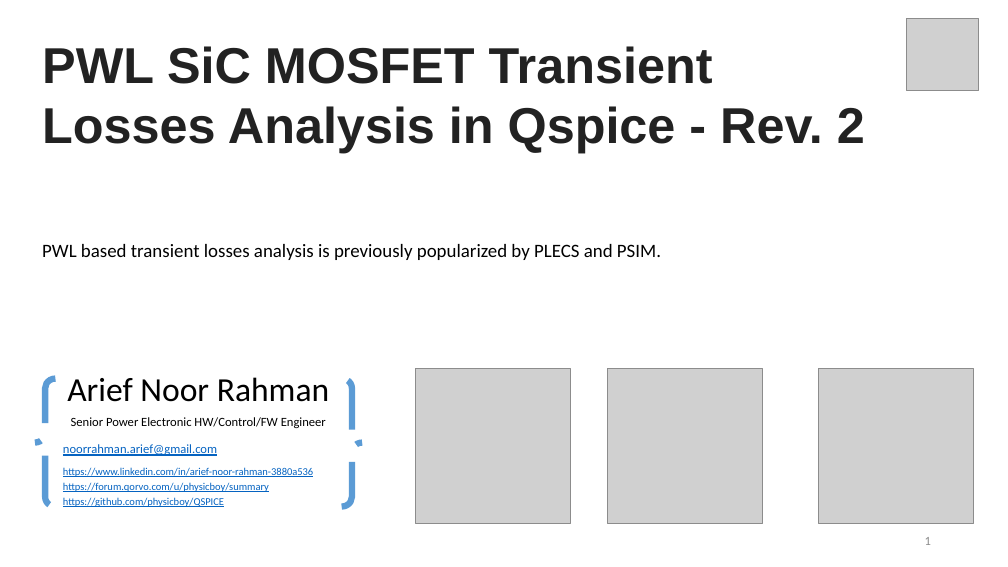
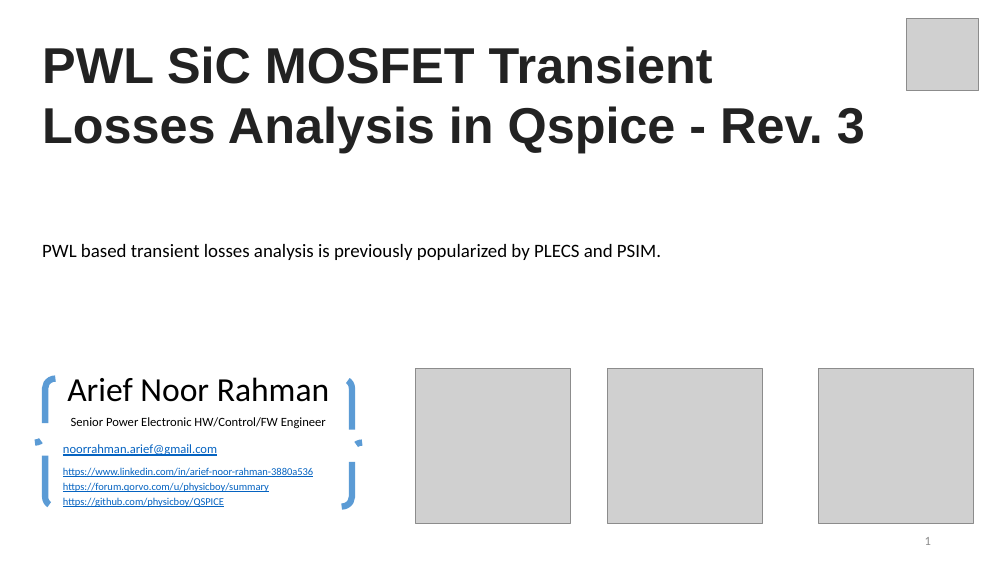
Before and after one commit to physicboy/QSPICE, a slide deck: slide 1 of Ideal PWL Transient Losses Analysis/PWL Losses Analysis.pptx. Drawn at 1008x567 pixels with LibreOffice and Linux fonts; fonts in the diff are those of the drawing; grey boxes stand for pictures. Boxes give left, top, right and bottom in pixels: in the first picture for what was removed or moved away, otherwise in the second. Text is boxed around its words. In the diff, an @@ line names an element or a change of style, - is before the commit and + after.

Commit message:
Rev 3 PWL losses push
push

```diff
--- a/Ideal PWL Transient Losses Analysis/PWL Losses Analysis.pptx
+++ b/Ideal PWL Transient Losses Analysis/PWL Losses Analysis.pptx
@@ text at (42, 46, 865, 153): text changed @@
-PWL SiC MOSFET Transient Losses Analysis in Qspice - Rev. 2
+PWL SiC MOSFET Transient Losses Analysis in Qspice - Rev. 3
```
Also in this commit, not shown: 2 other slides changed, 1 slide added, 10 other files.
